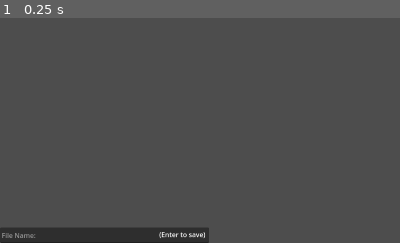
Above: before the commit, frame 1.
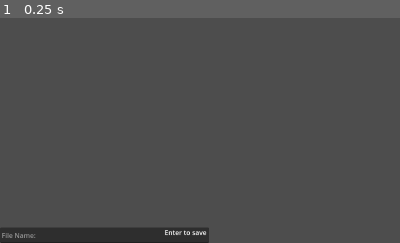
Above: after the commit, the same moment.

Repository: WilliamAHoffman/EmergentUniverse
Game: Godot game, scene res://scenes/root.tscn
Two runs of this game, one before a commit and one after it. Both use one fixed random seed, a clock stepped at 60 frames per second and the inputs below. The engine's default icon, where the game draws it, is replaced by a stand-in: a white triangle on a blue panel in a dark square.
Inputs:
- Up to frame 1 (0.25 s): no input
The pictures show only the part of the screen within x 0-50%, y 50-100%; the shares and areas given below are measured in that part.

The runs differ from the first frame. In frame 1, 0.2% of the frame differs, in the area x 39-52%, y 94-98%.

Commit message:
you can save resources and bonuses now

Diff:
--- a/project.godot
+++ b/project.godot
@@ -25,6 +25,7 @@
 
 window/size/viewport_width=1920
 window/size/viewport_height=1080
+window/size/mode=3
 window/stretch/mode="viewport"
 
 [file_customization]
--- a/scenes/root.tscn
+++ b/scenes/root.tscn
@@ -15,6 +15,54 @@
 script = ExtResource("4_t6vcs")
 
 [node name="PlayerUI" type="CanvasLayer" parent="PlayerCamera"]
+
+[node name="SaveSender" type="Control" parent="PlayerCamera/PlayerUI" node_paths=PackedStringArray("lastsaved", "savelabel", "resource_manager", "button_manager", "bonus_manager", "errorlabel")]
+layout_mode = 3
+anchors_preset = 0
+offset_right = 40.0
+offset_bottom = 40.0
+script = ExtResource("3_cfuqo")
+lastsaved = NodePath("LastSaved")
+savelabel = NodePath("SaveAccept")
+resource_manager = NodePath("../../../ResourceManager")
+button_manager = NodePath("../../../ButtonManagerControl/ButtonManager")
+bonus_manager = NodePath("../../../BonusManager")
+errorlabel = NodePath("SaveError")
+
+[node name="Input" type="LineEdit" parent="PlayerCamera/PlayerUI/SaveSender"]
+layout_mode = 0
+offset_top = 1043.0
+offset_right = 502.0
+offset_bottom = 1080.0
+theme_override_constants/outline_size = 0
+placeholder_text = "File Name:"
+max_length = 20
+
+[node name="SaveAccept" type="Label" parent="PlayerCamera/PlayerUI/SaveSender"]
+visible = false
+layout_mode = 0
+offset_top = 1020.0
+offset_right = 307.0
+offset_bottom = 1043.0
+
+[node name="LastSaved" type="Timer" parent="PlayerCamera/PlayerUI/SaveSender"]
+
+[node name="SaveError" type="Label" parent="PlayerCamera/PlayerUI/SaveSender"]
+visible = false
+layout_mode = 0
+offset_left = 2.0
+offset_top = 989.0
+offset_right = 338.0
+offset_bottom = 1012.0
+text = "Can only contain the latin alphabet, numbers or underscores"
+
+[node name="SaveTip" type="Label" parent="PlayerCamera/PlayerUI/SaveSender"]
+layout_mode = 0
+offset_left = 395.0
+offset_top = 1043.0
+offset_right = 503.0
+offset_bottom = 1080.0
+text = "Enter to save"
 
 [node name="DisplayManager" type="Control" parent="PlayerCamera/PlayerUI" node_paths=PackedStringArray("click_counter", "second_counter", "coordinates", "camera")]
 layout_mode = 3
@@ -47,41 +95,6 @@
 [node name="Coordinates" type="Label" parent="PlayerCamera/PlayerUI/DisplayManager/VBoxContainer"]
 layout_mode = 2
 
-[node name="SaveManager" type="Control" parent="PlayerCamera/PlayerUI" node_paths=PackedStringArray("lastsaved", "savelabel")]
-layout_mode = 3
-anchors_preset = 0
-offset_right = 40.0
-offset_bottom = 40.0
-script = ExtResource("3_cfuqo")
-lastsaved = NodePath("LastSaved")
-savelabel = NodePath("SaveAccept")
-
-[node name="Input" type="LineEdit" parent="PlayerCamera/PlayerUI/SaveManager"]
-layout_mode = 0
-offset_top = 1043.0
-offset_right = 502.0
-offset_bottom = 1080.0
-theme_override_constants/outline_size = 0
-placeholder_text = "File Name:"
-max_length = 20
-
-[node name="SaveAccept" type="Label" parent="PlayerCamera/PlayerUI/SaveManager"]
-visible = false
-layout_mode = 0
-offset_top = 1020.0
-offset_right = 307.0
-offset_bottom = 1043.0
-
-[node name="LastSaved" type="Timer" parent="PlayerCamera/PlayerUI/SaveManager"]
-
-[node name="Label" type="Label" parent="PlayerCamera/PlayerUI/SaveManager"]
-layout_mode = 0
-offset_left = 382.0
-offset_top = 1048.0
-offset_right = 493.0
-offset_bottom = 1071.0
-text = "(Enter to save)"
-
 [node name="ButtonManagerControl" type="Control" parent="."]
 layout_mode = 3
 anchors_preset = 0
@@ -110,6 +123,6 @@
 [node name="BonusManager" type="Node2D" parent="."]
 script = ExtResource("8_r0b50")
 
-[connection signal="text_submitted" from="PlayerCamera/PlayerUI/SaveManager/Input" to="PlayerCamera/PlayerUI/SaveManager" method="_on_input_text_submitted"]
-[connection signal="timeout" from="PlayerCamera/PlayerUI/SaveManager/LastSaved" to="PlayerCamera/PlayerUI/SaveManager" method="_on_last_saved_timeout"]
+[connection signal="text_submitted" from="PlayerCamera/PlayerUI/SaveSender/Input" to="PlayerCamera/PlayerUI/SaveSender" method="_on_input_text_submitted"]
+[connection signal="timeout" from="PlayerCamera/PlayerUI/SaveSender/LastSaved" to="PlayerCamera/PlayerUI/SaveSender" method="_on_last_saved_timeout"]
 [connection signal="timeout" from="ButtonManagerControl/ButtonManager/ButtonTimer" to="ButtonManagerControl/ButtonManager" method="_on_resource_timer_timeout"]
--- a/scripts/display scripts/save_manager.gd
+++ b/scripts/display scripts/save_manager.gd
@@ -2,8 +2,12 @@
 
 @export var lastsaved : Timer
 @export var savelabel : Label
+@export var resource_manager : Node2D
+@export var button_manager : Node2D
+@export var bonus_manager : Node2D
+@export var errorlabel : Label
 var allowed_characters = ["a","b","c","d","e","f","g","h","i","j","k","l","m",
-"n","o","p","q","r","s","t","u","v","w","x","y","z","1","2","3","4","5","6","7","8","9","0"]
+"n","o","p","q","r","s","t","u","v","w","x","y","z","1","2","3","4","5","6","7","8","9","0", "_"]
 var seconds = 0
 
 func _process(delta: float) -> void:
@@ -11,10 +15,14 @@
 
 
 func _on_input_text_submitted(new_text: String) -> void:
+	if new_text.length() == 0:
+		return
 	for char in new_text:
 		if !allowed_characters.has(char):
-			new_text = new_text.replace(char, "*")
-	EventBus.emit_signal("save", new_text)
+			errorlabel.visible = true
+			return
+	EventBus.emit_signal("save", new_text, resource_manager.resources, button_manager.buttons, bonus_manager.bonuses)
+	errorlabel.visible = false
 	savelabel.visible = true
 	seconds = 0
 	lastsaved.start()
@@ -25,6 +33,5 @@
 	savelabel.text += " minutes ago"
 
 
-
 func _on_last_saved_timeout() -> void:
 	seconds += 1
--- a/scripts/global_loaded/event_bus.gd
+++ b/scripts/global_loaded/event_bus.gd
@@ -4,4 +4,4 @@
 signal gain_resource(resource)
 signal activate_button(button)
 signal unlock_button(button)
-signal save(filename)
+signal save(filename, resources, buttons, bonuses)
--- a/scripts/global_loaded/save_script.gd
+++ b/scripts/global_loaded/save_script.gd
@@ -1,22 +1,32 @@
 extends Node
 
-@export var button_manager : ButtonManager
-@export var resource_manager : ResourceManager
-@export var bonus_manager : BonusManager
-var buttons : Dictionary
-var resources : Dictionary
-var bonuses : Dictionary
+@export var button_manager : Node2D
+@export var resource_manager : Node2D
+@export var bonus_manager : Node2D
+var dl = "=="
 
 func _ready() -> void:
 	EventBus.connect("save", _save)
 
-func _save(filename):
-	#resources = resource_manager.resources
-	#_save_resources(filename)
-	pass
+func _save(filename, resources, buttons, bonuses):
+	_save_resources(filename, resources)
+	_save_bonuses(filename, bonuses)
 
-func _save_resources(filename : String) -> void:
+func _save_resources(filename : String, resources) -> void:
 	var file = FileAccess.open("res://data/saves/" + filename + "_resource.txt",FileAccess.WRITE)
 	for resource in resources:
-		pass
+		var item = resources[resource]
+		file.store_string("dict_name" + dl + str(item.dict_name) + "\n")
+		file.store_string("name" + dl + str(item.name) + "\n")
+		file.store_string("quantity" + dl + str(item.quantity) + "\n")
+		file.store_string("total_quantity" + dl + str(item.total_quantity) + "\n")
+		file.store_string("perma_unlocked" + dl + str(item.perma_unlocked) + "\n")
 	file = null
+
+func _save_bonuses(filename : String, bonuses) -> void:
+	var file = FileAccess.open("res://data/saves/" + filename + "_bonus.txt",FileAccess.WRITE)
+	for bonus in bonuses:
+		var item = bonuses[bonus]
+		file.store_string("dict_name" + dl + str(item.dict_name) + "\n")
+		file.store_string("per_click" + dl + str(item.per_click) + "\n")
+		file.store_string("per_second" + dl + str(item.per_second) + "\n")
--- a/scripts/resource scripts/resource_manager.gd
+++ b/scripts/resource scripts/resource_manager.gd
@@ -32,7 +32,7 @@
 				resources[dict_name].total_quantity = int(words[1])
 			elif words[0] == "perma_unlocked":
 				if words[1] == "false":
-					resources[dict_name].perma_unlocked = false
+					resources[dict_name].perma_unlocked = words[1]
 				else:
 					resources[dict_name].perma_unlocked = true
 	file.close()
